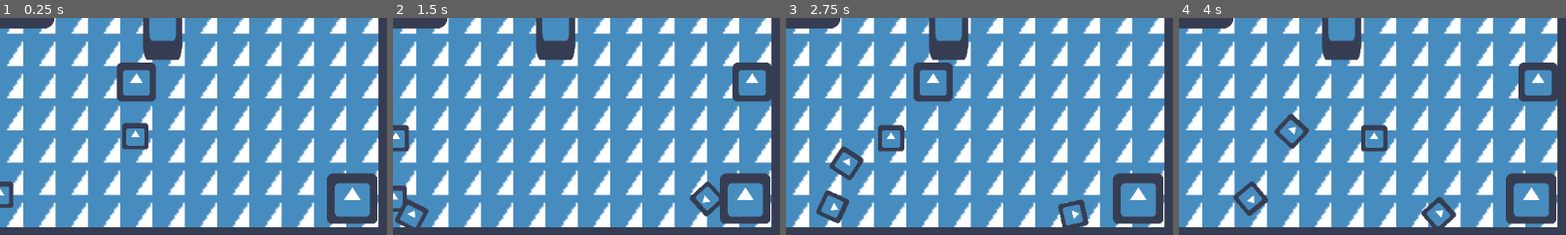
Above: before the commit, frames 1-4 (left to right).
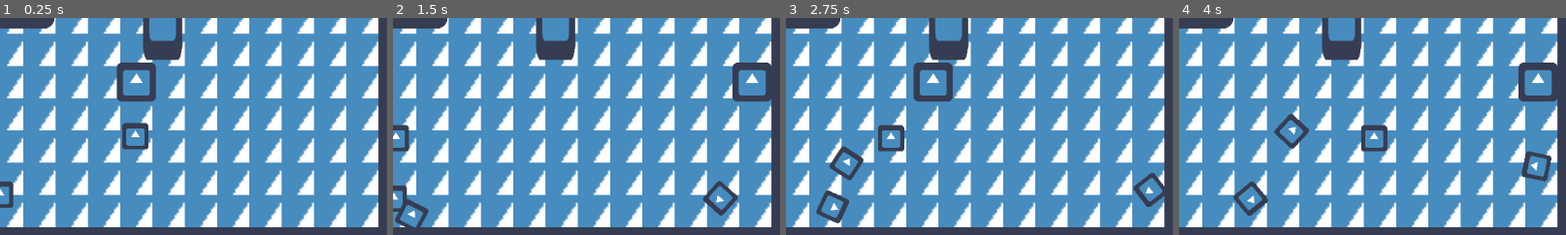
Above: after the commit, the same moments.

Repository: FeniXb3/LaughArena
Game: Godot game, scene res://bulletHellMap.tscn
Same seed, same stepped clock (60 frames per second), same inputs: the game is played once before the commit and once after it. The engine's default icon, where the game draws it, is replaced by a stand-in: a white triangle on a blue panel in a dark square.
Inputs:
- Up to frame 1 (0.25 s): no input
- Up to frame 2 (1.5 s): tap Enter (ui_accept) at 0.5, 0.77 s; hold Right (ui_right) from 0.53 s (still down)
- Up to frame 3 (2.75 s): tap Enter (ui_accept) at 1.52 s; release Right (ui_right) at 2.03 s; hold Left (ui_left) from 2.03 s (still down)
- Up to frame 4 (4 s): release Left (ui_left) at 2.78 s; hold Right (ui_right) from 2.78 s (still down); tap Enter (ui_accept) at 3.02, 3.77 s
The pictures show only the part of the screen within x 26-76%, y 33-83%; the shares and areas given below are measured in that part.

The runs differ from the first frame. In frame 1, 2.2% of the frame differs, in the area x 84-98%, y 71-96%; in frame 2, 2.8%; in frame 3, 2.7%; in frame 4, 2.9%, in the area x 62-98%, y 61-97%.

Commit message:
sprzątanie

Diff:
--- a/BulletSpawner.tscn
+++ /dev/null
@@ -1,15 +0,0 @@
-[gd_scene load_steps=3 format=3 uid="uid://dvvwuqjgdta0m"]
-
-[ext_resource type="Texture2D" uid="uid://ch1mk7q7dy0py" path="res://icon.png" id="1_pi3n7"]
-
-[sub_resource type="RectangleShape2D" id="RectangleShape2D_y1woa"]
-size = Vector2(26, 26)
-
-[node name="AnimatableBody2D" type="AnimatableBody2D"]
-
-[node name="Sprite2D" type="Sprite2D" parent="."]
-scale = Vector2(0.195313, 0.195313)
-texture = ExtResource("1_pi3n7")
-
-[node name="CollisionShape2D" type="CollisionShape2D" parent="."]
-shape = SubResource("RectangleShape2D_y1woa")
--- a/Turret.gd
+++ /dev/null
@@ -1,15 +0,0 @@
-extends Node2D
-
-
-# Called when the node enters the scene tree for the first time.
-func _ready():
-	pass # Replace with function body.
-
-
-# Called every frame. 'delta' is the elapsed time since the previous frame.
-func _process(delta):
-	pass
-
-
-func _on_timer_timeout():
-	pass # Replace with function body.
--- a/Turret.tscn
+++ /dev/null
@@ -1,17 +0,0 @@
-[gd_scene load_steps=3 format=3 uid="uid://mpy72btnntju"]
-
-[ext_resource type="Texture2D" uid="uid://ch1mk7q7dy0py" path="res://icon.png" id="1_ppi2m"]
-[ext_resource type="Script" path="res://Turret.gd" id="1_wjkj7"]
-
-[node name="Turret" type="Node2D"]
-script = ExtResource("1_wjkj7")
-
-[node name="Sprite2D" type="Sprite2D" parent="."]
-texture = ExtResource("1_ppi2m")
-
-[node name="RayCast2D" type="RayCast2D" parent="."]
-target_position = Vector2(500, 0)
-
-[node name="Timer" type="Timer" parent="RayCast2D"]
-
-[connection signal="timeout" from="RayCast2D/Timer" to="." method="_on_timer_timeout"]
--- a/bulletHellMap.tscn
+++ b/bulletHellMap.tscn
@@ -1,11 +1,9 @@
-[gd_scene load_steps=11 format=3 uid="uid://bdthgj4p76fdf"]
+[gd_scene load_steps=9 format=3 uid="uid://bdthgj4p76fdf"]
 
 [ext_resource type="Texture2D" uid="uid://ch1mk7q7dy0py" path="res://icon.png" id="1_wwx5m"]
 [ext_resource type="PackedScene" uid="uid://du4u7jic1sysk" path="res://Bullet.tscn" id="3_k747o"]
-[ext_resource type="PackedScene" uid="uid://dvvwuqjgdta0m" path="res://BulletSpawner.tscn" id="3_pmm4n"]
 [ext_resource type="PackedScene" uid="uid://ceoeg04e6gurv" path="res://water.tscn" id="5_3grh0"]
 [ext_resource type="PackedScene" uid="uid://byh3flua4ky2f" path="res://bullets.tscn" id="5_53jcw"]
-[ext_resource type="PackedScene" uid="uid://mpy72btnntju" path="res://Turret.tscn" id="5_fehwi"]
 [ext_resource type="PackedScene" uid="uid://c77x8fmpt1ngl" path="res://player2.tscn" id="5_y87s1"]
 [ext_resource type="PackedScene" uid="uid://i4vfjjtivq8g" path="res://turret2.tscn" id="8_ynnnl"]
 
@@ -218,9 +216,6 @@
 layer_0/name = "Walls"
 layer_0/tile_data = PackedInt32Array(720896, 0, 4, 720897, 0, 4, 720898, 0, 4, 720899, 0, 4, 720900, 0, 4, 720901, 0, 4 …(3854 unchanged characters)…
 
-[node name="AnimatableBody2D" parent="." instance=ExtResource("3_pmm4n")]
-position = Vector2(275, 162)
-
 [node name="Bullet" parent="." instance=ExtResource("3_k747o")]
 position = Vector2(32, 162)
 
@@ -232,12 +227,6 @@
 
 [node name="Bullet4" parent="." instance=ExtResource("3_k747o")]
 position = Vector2(33, 132)
-
-[node name="Node2D" parent="." instance=ExtResource("5_fehwi")]
-position = Vector2(-143, -15)
-
-[node name="water" parent="." instance=ExtResource("5_3grh0")]
-position = Vector2(-138, 153)
 
 [node name="player" parent="." instance=ExtResource("5_y87s1")]
 position = Vector2(168, 104)
--- a/player2.tscn
+++ b/player2.tscn
@@ -8,7 +8,6 @@
 
 [node name="player" type="CharacterBody2D"]
 collision_layer = 2
-motion_mode = 1
 script = ExtResource("1_so254")
 
 [node name="Sprite2D" type="Sprite2D" parent="."]
